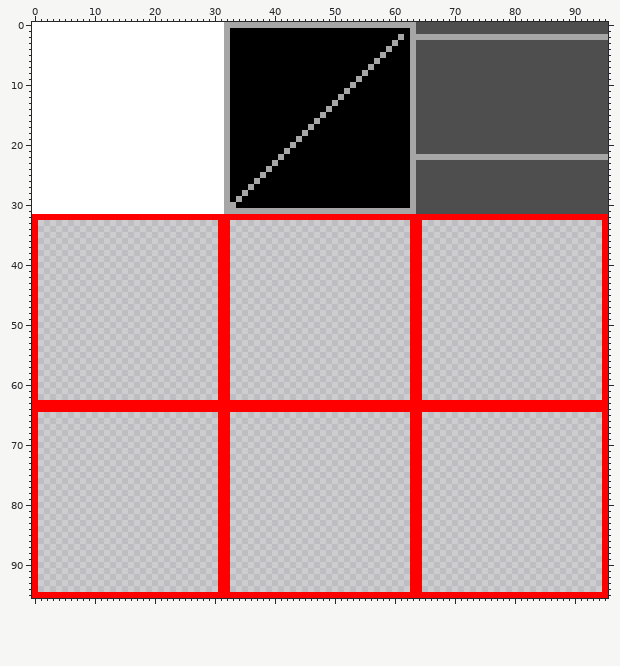
Sprite sheet: res/gfx/atlas.png. Above is the file before it was changed.
The file is 96x96 pixels.
After:
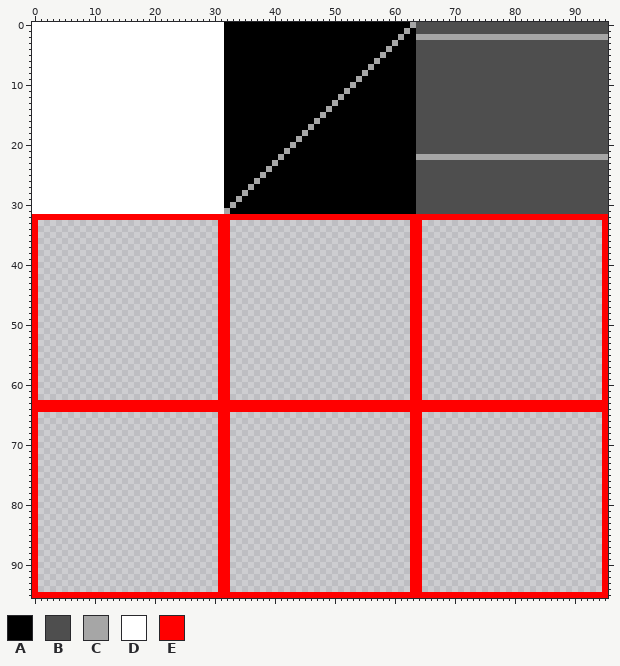
Palette (. is transparent): A #000000  B #4e4e4e  C #a6a6a6  D #ffffff  E #ff0000
From old to new:
Changed rows in their new state; - is an unchanged pixel.
first column x 32:
 0 AAAAAAAAAAAAAAAAAAAAAAAAAAAAAAA-
 1 A-----------------------------CA
 2 A------------------------------A
 3 A------------------------------A
 4 A------------------------------A
 5 A------------------------------A
 6 A------------------------------A
 7 A------------------------------A
 8 A------------------------------A
 9 A------------------------------A
10 A------------------------------A
11 A------------------------------A
12 A------------------------------A
13 A------------------------------A
14 A------------------------------A
15 A------------------------------A
16 A------------------------------A
17 A------------------------------A
18 A------------------------------A
19 A------------------------------A
20 A------------------------------A
21 A------------------------------A
22 A------------------------------A
23 A------------------------------A
24 A------------------------------A
25 A------------------------------A
26 A------------------------------A
27 A------------------------------A
28 A------------------------------A
29 A------------------------------A
30 A------------------------------A
31 -AAAAAAAAAAAAAAAAAAAAAAAAAAAAAAA
